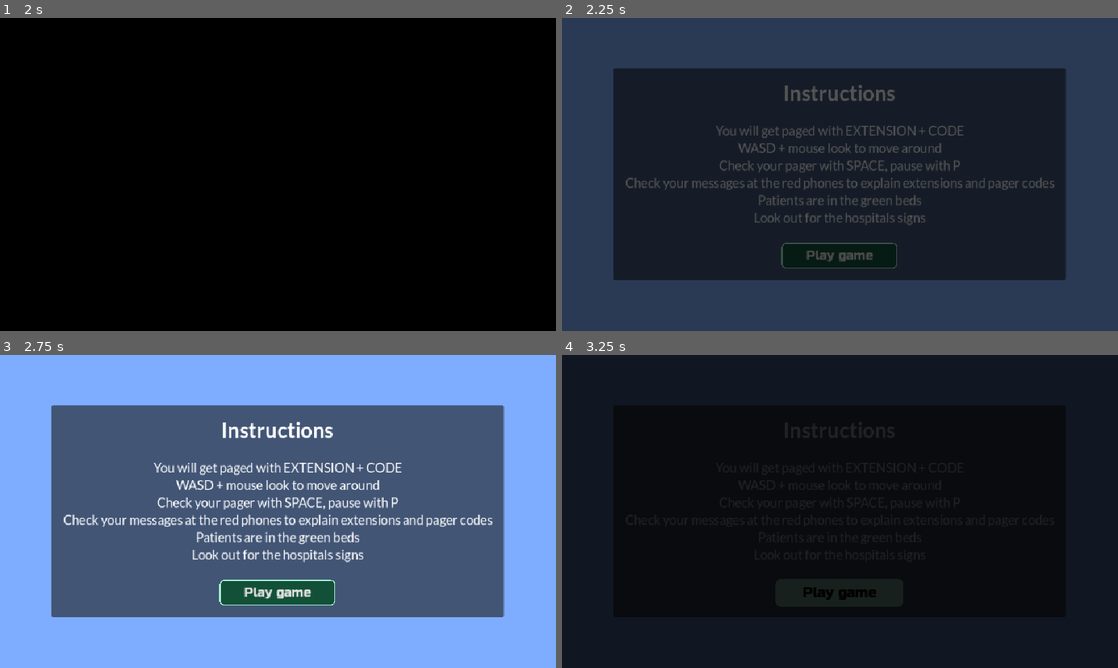
Above: before the commit, frames 1-4 (two rows, left to right).
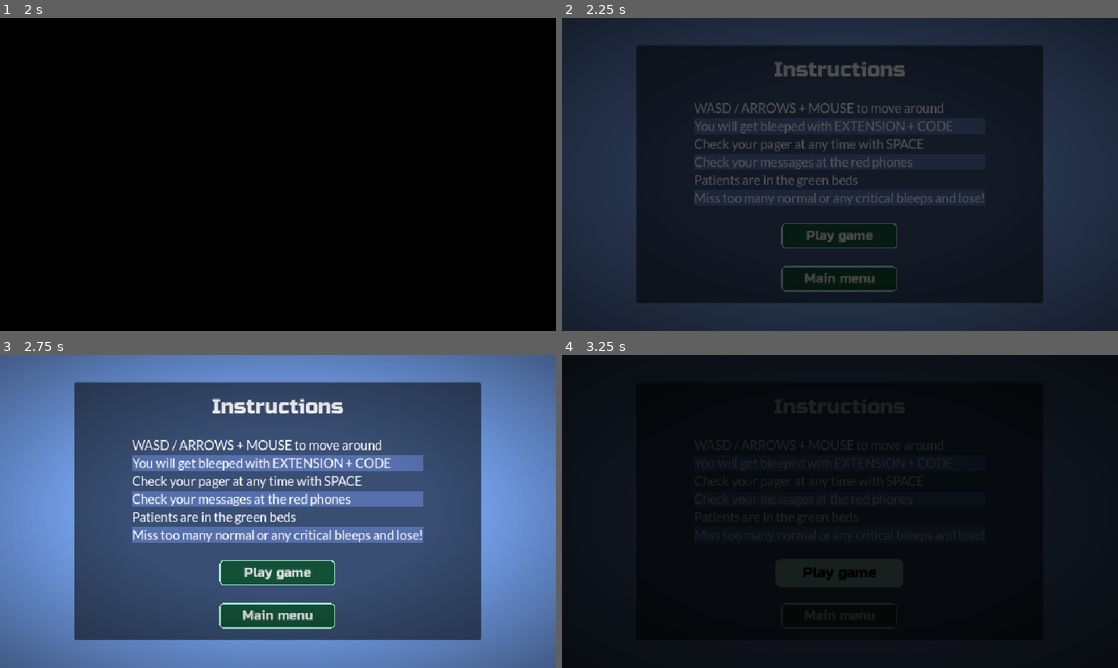
Above: after the commit, the same moments.

Repository: hawkstein/ludum-dare-60-old-tech
Game: Godot game, scene res://screens/main_menu.tscn
Two runs of this game, one before a commit and one after it. Both use one fixed random seed, a clock stepped at 60 frames per second and the inputs below.
Inputs (mouse positions are in pixels of both pictures, inside the frame that each line leads up to):
- Up to frame 1 (2 s): tap Enter at 0.5 s; move the mouse to (400, 158) at 0.52 s; hold D (Right) 0.53-1.25 s; hold Space (Pager) 0.53-1.25 s; click (400, 158) at 0.67 s; click "Start" at 1.25 s
- Up to frame 2 (2.25 s): click (840, 277) at 2 s, where only the run after the commit has a clickable "Main menu"
- Up to frame 3 (2.75 s): no input
- Up to frame 4 (3.25 s): click "Play game" at 2.75 s

Frame 1 is identical in both runs. In frame 2, 37% of the frame differs, in the area x 0-100%, y 0-100%; in frame 3, 68%; in frame 4, 0.9%.

Commit message:
improve instructions screen

Diff:
--- a/default_theme.tres
+++ b/default_theme.tres
@@ -69,6 +69,14 @@
 corner_radius_top_right = 4
 corner_radius_bottom_right = 10
 corner_radius_bottom_left = 10
+
+[sub_resource type="StyleBoxFlat" id="StyleBoxFlat_htt0m"]
+bg_color = Color(0, 0, 0, 0.54901963)
+border_color = Color(1, 1, 1, 1)
+corner_radius_top_left = 4
+corner_radius_top_right = 4
+corner_radius_bottom_right = 4
+corner_radius_bottom_left = 4
 
 [sub_resource type="StyleBoxFlat" id="StyleBoxFlat_ed8xq"]
 content_margin_left = 4.0
@@ -147,6 +155,7 @@
 HSlider/styles/slider = SubResource("StyleBoxLine_ht4lr")
 PagerButton/base_type = &"Button"
 PagerButton/styles/disabled = SubResource("StyleBoxFlat_x62x2")
+PanelContainer/styles/panel = SubResource("StyleBoxFlat_htt0m")
 PrimaryButton/base_type = &"Button"
 PrimaryButton/colors/font_color = Color(0.6666667, 0.9372549, 0.8352941, 1)
 PrimaryButton/colors/font_focus_color = Color(0, 0, 0, 1)
--- a/screens/instructions.tscn
+++ b/screens/instructions.tscn
@@ -1,8 +1,22 @@
 [gd_scene format=3 uid="uid://ddqjggkh44kwb"]
 
 [ext_resource type="Script" uid="uid://c4fhd5q5eeok3" path="res://screens/instructions.gd" id="1_odi70"]
-[ext_resource type="FontFile" uid="uid://br3rou4c1jn8a" path="res://assets/fonts/Lato-Bold.ttf" id="2_a3fpx"]
+[ext_resource type="FontFile" uid="uid://csxckmycfxfwy" path="res://assets/fonts/RussoOne-Regular.ttf" id="2_a3fpx"]
 [ext_resource type="Script" uid="uid://dchp2kgb22jjp" path="res://utils/ui/fancy_button.gd" id="2_pq8by"]
+
+[sub_resource type="StyleBoxFlat" id="StyleBoxFlat_cd33c"]
+bg_color = Color(0.4627451, 0.58431375, 0.91764706, 0.4862745)
+
+[sub_resource type="Gradient" id="Gradient_5mnfb"]
+offsets = PackedFloat32Array(0.3592233, 1)
+colors = PackedColorArray(0, 0, 0, 0, 0, 0, 0, 0.5019608)
+
+[sub_resource type="GradientTexture2D" id="GradientTexture2D_a3fpx"]
+gradient = SubResource("Gradient_5mnfb")
+width = 1024
+height = 512
+fill = 1
+fill_from = Vector2(0.5, 0.5)
 
 [node name="Instructions" type="Control" unique_id=95438954]
 layout_mode = 3
@@ -40,9 +54,9 @@
 
 [node name="MarginContainer" type="MarginContainer" parent="ColorRect/HBoxContainer/VBoxContainer/PanelContainer" unique_id=348992073]
 layout_mode = 2
-theme_override_constants/margin_left = 20
+theme_override_constants/margin_left = 100
 theme_override_constants/margin_top = 20
-theme_override_constants/margin_right = 20
+theme_override_constants/margin_right = 100
 theme_override_constants/margin_bottom = 20
 
 [node name="VBoxContainer" type="VBoxContainer" parent="ColorRect/HBoxContainer/VBoxContainer/PanelContainer/MarginContainer" unique_id=631969714]
@@ -57,17 +71,46 @@
 text = "Instructions"
 horizontal_alignment = 1
 
-[node name="Intructions" type="Label" parent="ColorRect/HBoxContainer/VBoxContainer/PanelContainer/MarginContainer/VBoxContainer" unique_id=794571022]
+[node name="VBoxContainer" type="VBoxContainer" parent="ColorRect/HBoxContainer/VBoxContainer/PanelContainer/MarginContainer/VBoxContainer" unique_id=2060245882]
 layout_mode = 2
-text = "You will get paged with EXTENSION + CODE
-WASD + mouse look to move around
-Check your pager with SPACE, pause with P
-Check your messages at the red phones to explain extensions and pager codes
-Patients are in the green beds
-Look out for the hospitals signs"
-horizontal_alignment = 1
 
-[node name="FancyButton" type="Button" parent="ColorRect/HBoxContainer/VBoxContainer/PanelContainer/MarginContainer/VBoxContainer" unique_id=1453208211]
+[node name="Instructions1" type="Label" parent="ColorRect/HBoxContainer/VBoxContainer/PanelContainer/MarginContainer/VBoxContainer/VBoxContainer" unique_id=794571022]
+layout_mode = 2
+text = "WASD / ARROWS + MOUSE to move around"
+
+[node name="PanelContainer" type="PanelContainer" parent="ColorRect/HBoxContainer/VBoxContainer/PanelContainer/MarginContainer/VBoxContainer/VBoxContainer" unique_id=212499072]
+layout_mode = 2
+theme_override_styles/panel = SubResource("StyleBoxFlat_cd33c")
+
+[node name="Instructions2" type="Label" parent="ColorRect/HBoxContainer/VBoxContainer/PanelContainer/MarginContainer/VBoxContainer/VBoxContainer/PanelContainer" unique_id=1962549307]
+layout_mode = 2
+text = "You will get bleeped with EXTENSION + CODE"
+
+[node name="Instructions3" type="Label" parent="ColorRect/HBoxContainer/VBoxContainer/PanelContainer/MarginContainer/VBoxContainer/VBoxContainer" unique_id=651876481]
+layout_mode = 2
+text = "Check your pager at any time with SPACE"
+
+[node name="PanelContainer2" type="PanelContainer" parent="ColorRect/HBoxContainer/VBoxContainer/PanelContainer/MarginContainer/VBoxContainer/VBoxContainer" unique_id=1659033998]
+layout_mode = 2
+theme_override_styles/panel = SubResource("StyleBoxFlat_cd33c")
+
+[node name="Instructions4" type="Label" parent="ColorRect/HBoxContainer/VBoxContainer/PanelContainer/MarginContainer/VBoxContainer/VBoxContainer/PanelContainer2" unique_id=1302347533]
+layout_mode = 2
+text = "Check your messages at the red phones"
+
+[node name="Instructions5" type="Label" parent="ColorRect/HBoxContainer/VBoxContainer/PanelContainer/MarginContainer/VBoxContainer/VBoxContainer" unique_id=226693713]
+layout_mode = 2
+text = "Patients are in the green beds"
+
+[node name="PanelContainer3" type="PanelContainer" parent="ColorRect/HBoxContainer/VBoxContainer/PanelContainer/MarginContainer/VBoxContainer/VBoxContainer" unique_id=1188989934]
+layout_mode = 2
+theme_override_styles/panel = SubResource("StyleBoxFlat_cd33c")
+
+[node name="Instructions6" type="Label" parent="ColorRect/HBoxContainer/VBoxContainer/PanelContainer/MarginContainer/VBoxContainer/VBoxContainer/PanelContainer3" unique_id=977087643]
+layout_mode = 2
+text = "Miss too many normal or any critical bleeps and lose!"
+
+[node name="PlayButton" type="Button" parent="ColorRect/HBoxContainer/VBoxContainer/PanelContainer/MarginContainer/VBoxContainer" unique_id=1453208211]
 custom_minimum_size = Vector2(200, 0)
 layout_mode = 2
 size_flags_horizontal = 4
@@ -76,4 +119,23 @@
 script = ExtResource("2_pq8by")
 metadata/_custom_type_script = "uid://dchp2kgb22jjp"
 
-[connection signal="pressed" from="ColorRect/HBoxContainer/VBoxContainer/PanelContainer/MarginContainer/VBoxContainer/FancyButton" to="." method="_on_fancy_button_pressed"]
+[node name="MenuButton" type="Button" parent="ColorRect/HBoxContainer/VBoxContainer/PanelContainer/MarginContainer/VBoxContainer" unique_id=451032811]
+custom_minimum_size = Vector2(200, 0)
+layout_mode = 2
+size_flags_horizontal = 4
+size_flags_vertical = 4
+text = "Main menu"
+script = ExtResource("2_pq8by")
+metadata/_custom_type_script = "uid://dchp2kgb22jjp"
+
+[node name="FadeTextureRect" type="TextureRect" parent="." unique_id=708250324]
+layout_mode = 1
+anchors_preset = 15
+anchor_right = 1.0
+anchor_bottom = 1.0
+grow_horizontal = 2
+grow_vertical = 2
+mouse_filter = 2
+texture = SubResource("GradientTexture2D_a3fpx")
+
+[connection signal="pressed" from="ColorRect/HBoxContainer/VBoxContainer/PanelContainer/MarginContainer/VBoxContainer/PlayButton" to="." method="_on_fancy_button_pressed"]
